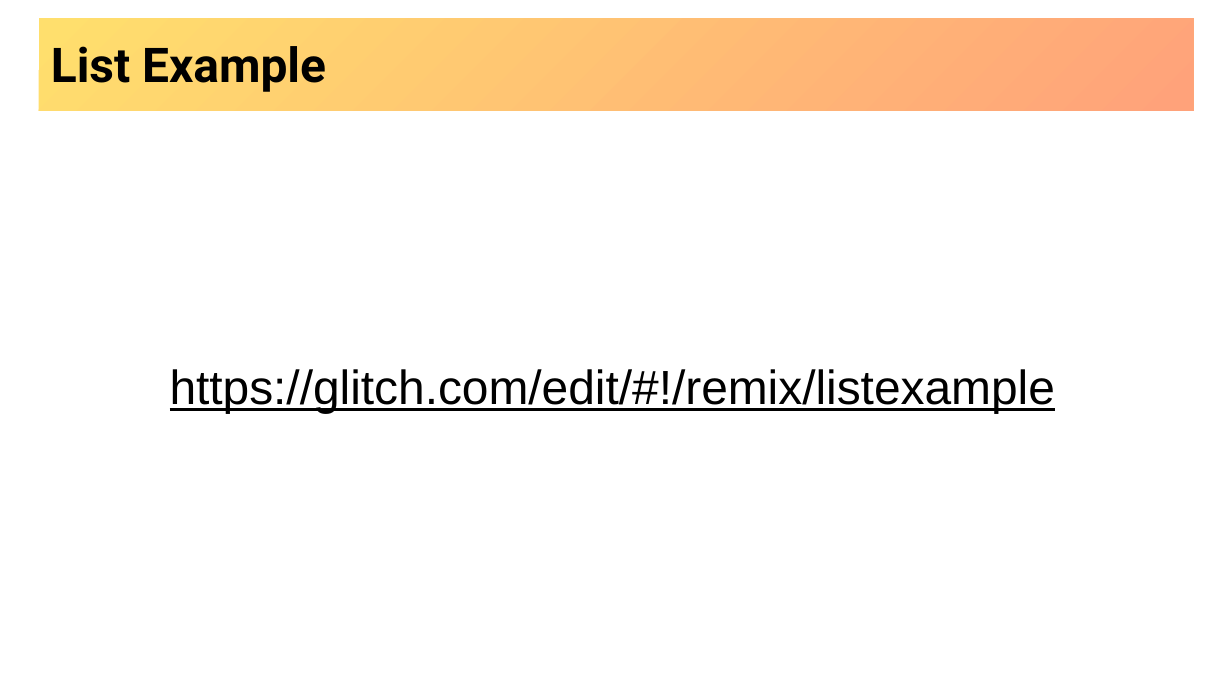
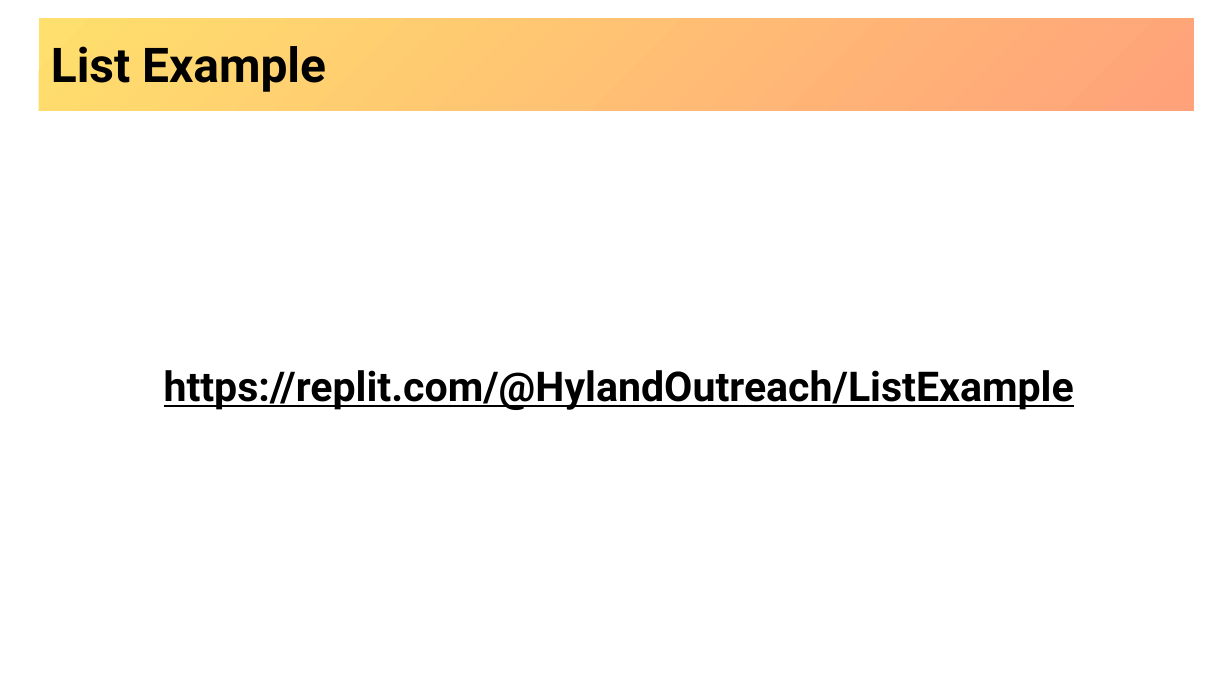
Before and after one commit to hytechclub/web-101, a slide deck: slide 11 of Week03/MoreHtmlElements.pptx. Drawn at 1232x693 pixels with LibreOffice and Linux fonts; fonts in the diff are those of the drawing; background and template pictures are left out. Boxes give left, top, right and bottom in pixels: in the first picture for what was removed or moved away, otherwise in the second. Text is boxed around its words. In the diff, an @@ line names an element or a change of style, - is before the commit and + after.

Commit message:
Revert "reapply some glitch changes"
This reverts commit a577be4958e749d99782d1e59f86bcd1357cf29e.

```diff
--- a/Week03/MoreHtmlElements.pptx
+++ b/Week03/MoreHtmlElements.pptx
@@ text at (164, 370, 1074, 410): text changed; size 28 to 24 pt; font Arial to Roboto; bold on @@
-https://glitch.com/edit/#!/remix/listexample
+https://replit.com/@HylandOutreach/ListExample
```
Also in this commit, not shown: 2 other slides changed, 11 other files.
